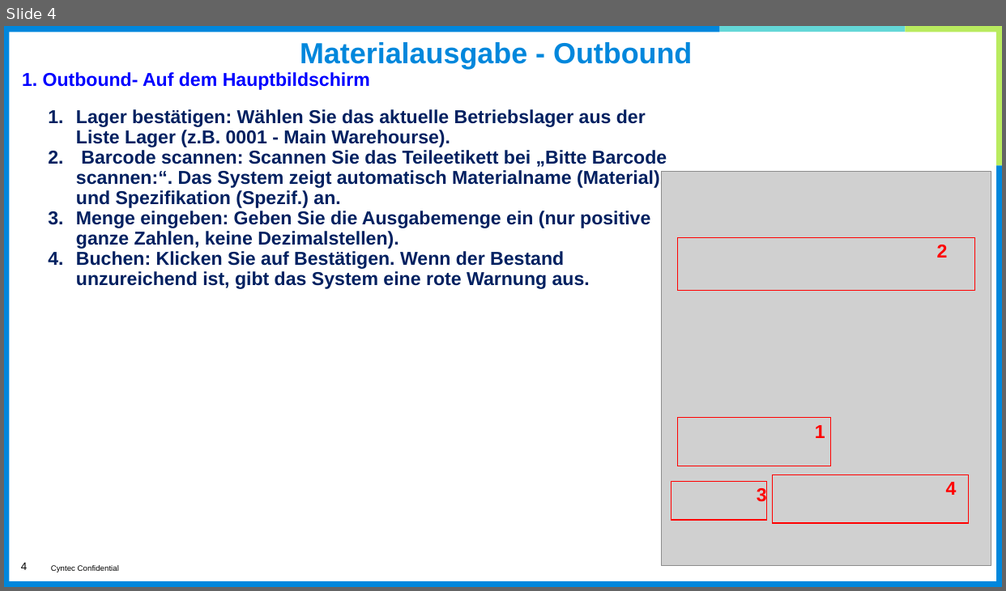
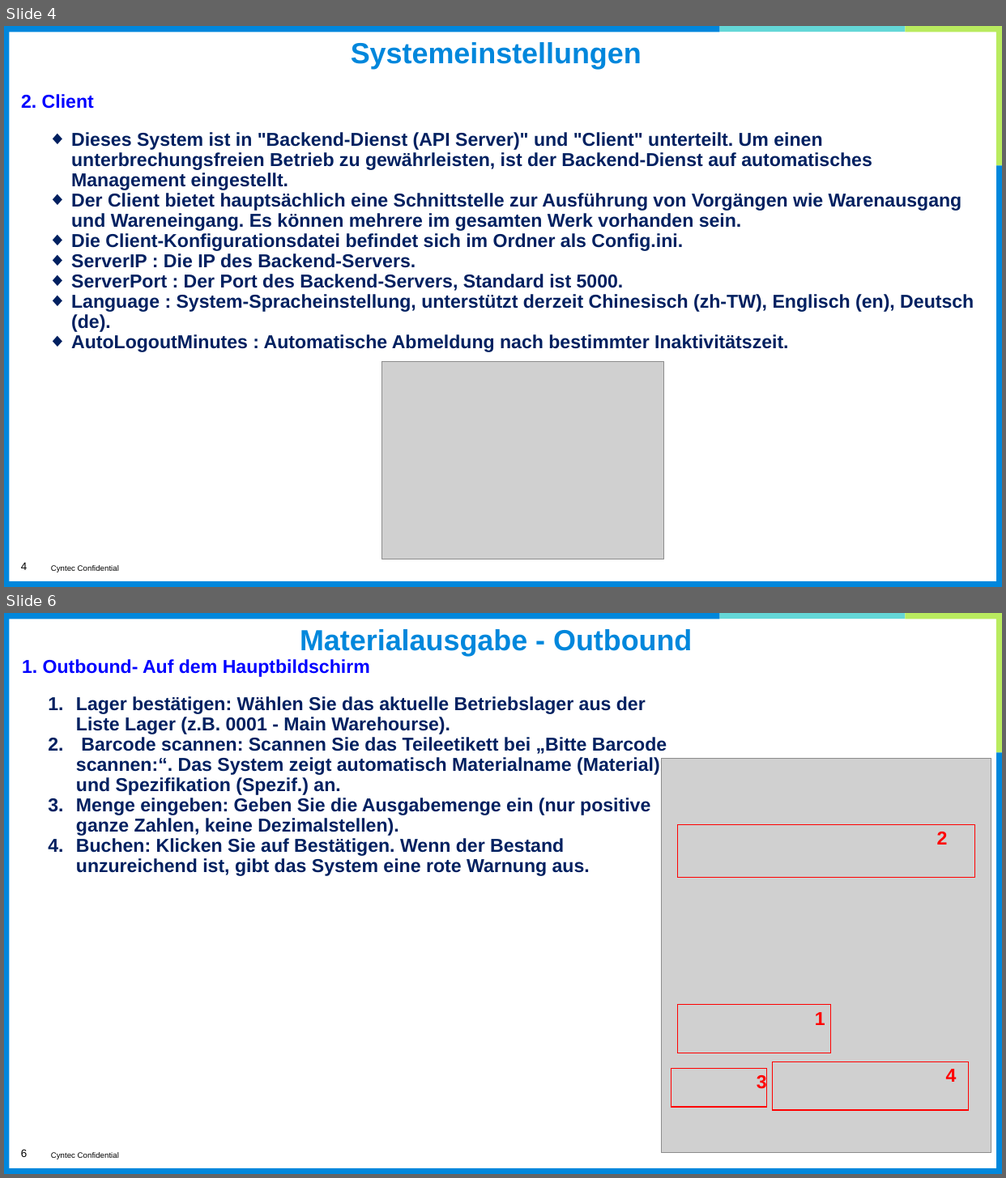
Before and after one commit to eHsuan/PartsManager, a slide deck: doc/Gebrauchsanweisung(Deutsch).pptx. Shown one above the other, each under a label of ours: slide 4 before the commit, slides 4 and 6 after it; the slides between them are not shown. The pictures are 1006x591 and 1006x1178 pixels, drawn with LibreOffice and Linux fonts; fonts in the diff are those of the drawing; grey boxes stand for pictures; background and template pictures are left out. Boxes give left, top, right and bottom in pixels: in the first picture for what was removed or moved away, otherwise in the second. Text is boxed around its words. In the diff, an @@ line names an element or a change of style, - is before the commit and + after.

```diff
--- a/doc/Gebrauchsanweisung(Deutsch).pptx
+++ b/doc/Gebrauchsanweisung(Deutsch).pptx
@@ slide 4 added at <box>4,26,1002,587</box>, background #FFFFFF; not listed: 8 template elements that a slide beside it also shows @@
@@ title added at <box>351,42,641,69</box>, 28 pt, text #0087DC, bold @@
+Systemeinstellungen
@@ text added at <box>21,94,94,109</box>, 18 pt, text #0000FF, bold @@
+2. Client
@@ text added at <box>71,132,974,352</box>, 18 pt, text #002060, bold @@
+◆ Dieses System ist in "Backend-Dienst (API Server)" und "Client" unterteilt. Um einen unterbrechungsfreien Betrieb zu gewährleisten, ist der Backend-Dienst auf automatisches Management eingestellt.
+◆ Der Client bietet hauptsächlich eine Schnittstelle zur Ausführung von Vorgängen wie Warenausgang und Wareneingang. Es können mehrere im gesamten Werk vorhanden sein.
+◆ Die Client-Konfigurationsdatei befindet sich im Ordner als Config.ini.
+◆ ServerIP : Die IP des Backend-Servers.
+◆ ServerPort : Der Port des Backend-Servers, Standard ist 5000.
+◆ Language : System-Spracheinstellung, unterstützt derzeit Chinesisch (zh-TW), Englisch (en), Deutsch (de).
+◆ AutoLogoutMinutes : Automatische Abmeldung nach bestimmter Inaktivitätszeit.
@@ picture added at <box>382,361,663,559</box> @@
@@ what was slide 4 is now slide 6 @@
@@ page number at <box>21,1149,27,1157</box>: text changed @@
-4
+6
```
Also in this commit, not shown: 6 slides changed, 2 other slides added, 40 other files.
